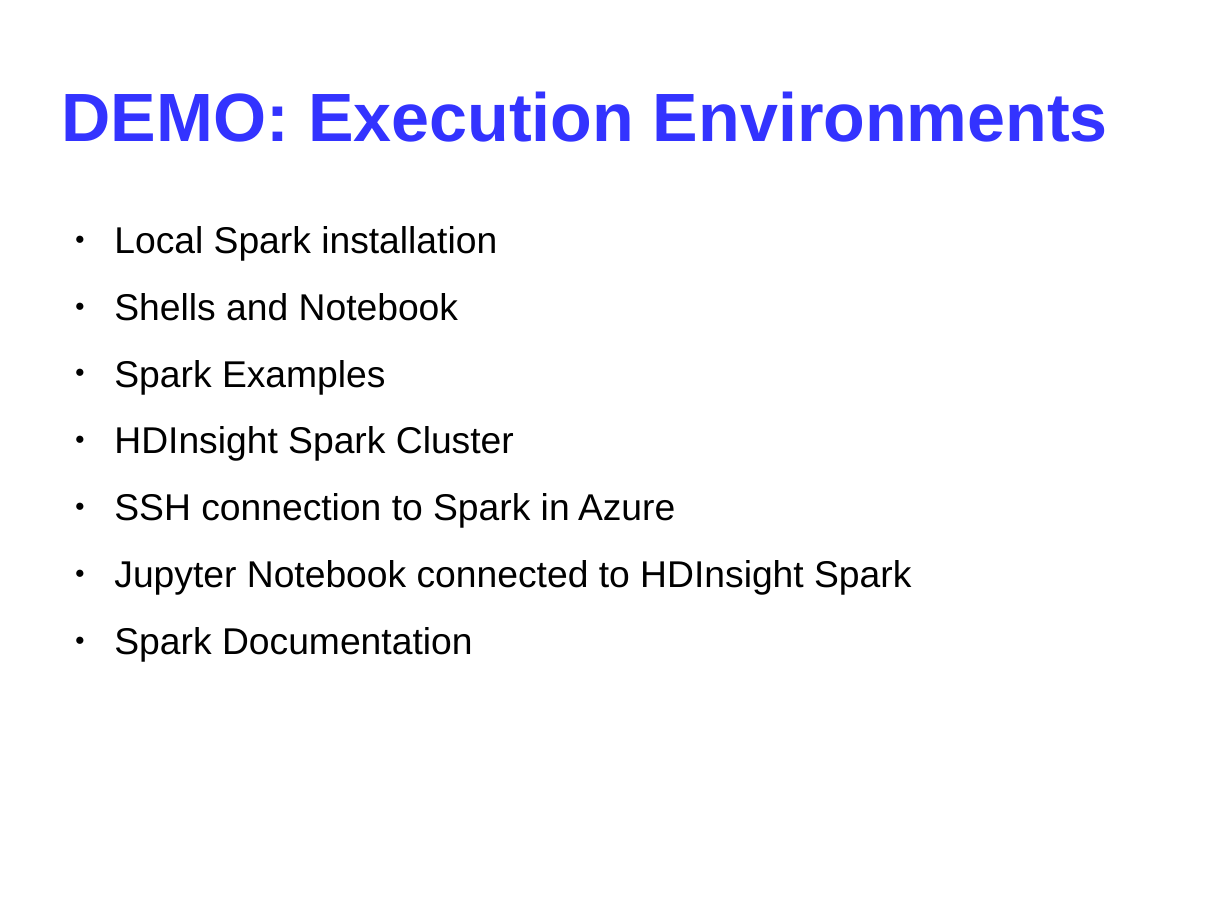
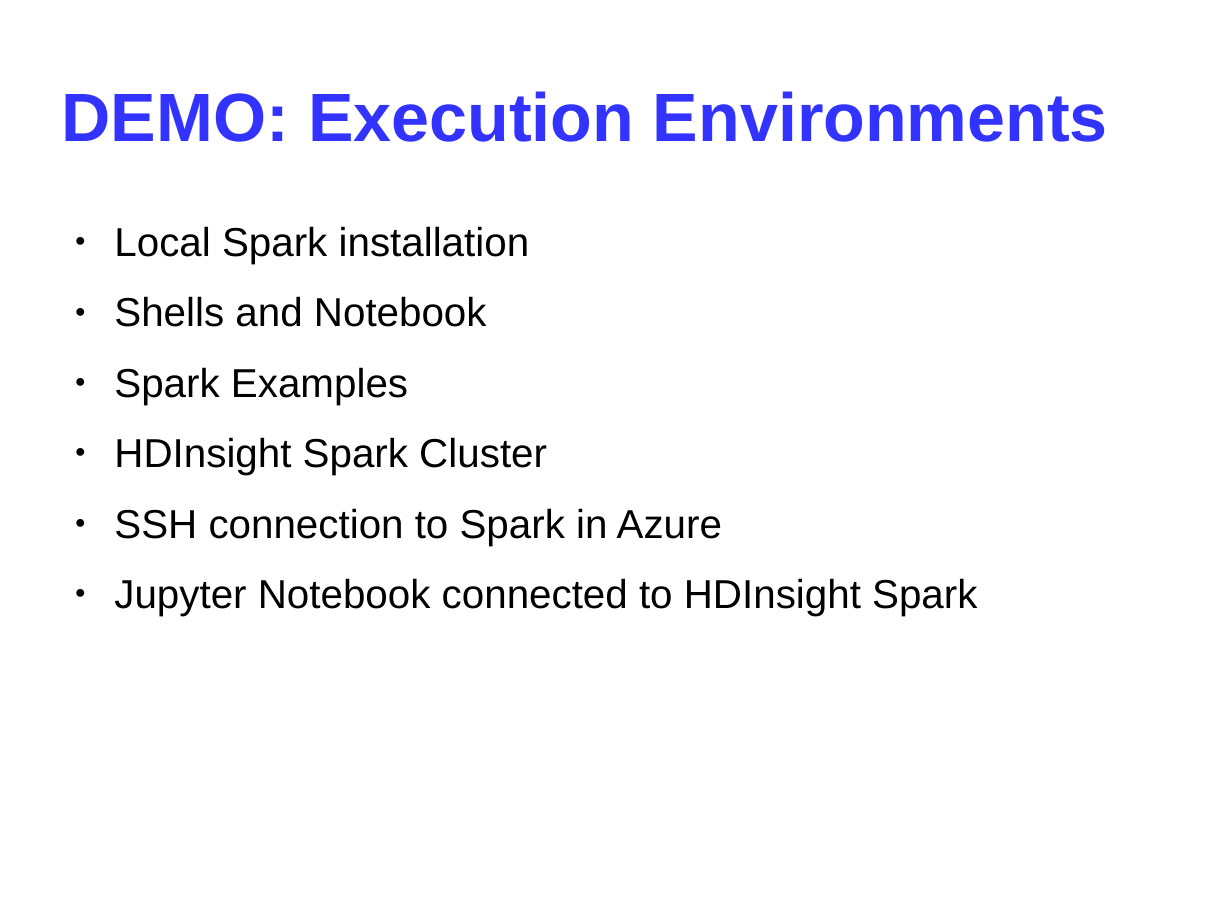
Before and after one commit to ichMaster/ich_dev, a slide deck: slide 9 of HDInsight-Spark/Spark.odp. Drawn at 1232x924 pixels with LibreOffice and Linux fonts; fonts in the diff are those of the drawing. Boxes give left, top, right and bottom in pixels: in the first picture for what was removed or moved away, otherwise in the second. Text is boxed around its words. In the diff, an @@ line names an element or a change of style, - is before the commit and + after.

```diff
--- a/HDInsight-Spark/Spark.odp
+++ b/HDInsight-Spark/Spark.odp
@@ text "Local Spark installation" at box(114, 226, 977, 616): size 24.1 to 26 pt @@
@@ text at box(114, 627, 473, 662): paragraph removed @@
-● Spark Documentation
```
Also in this commit, not shown: 3 other slides changed, 1 slide removed, 9 other files.
